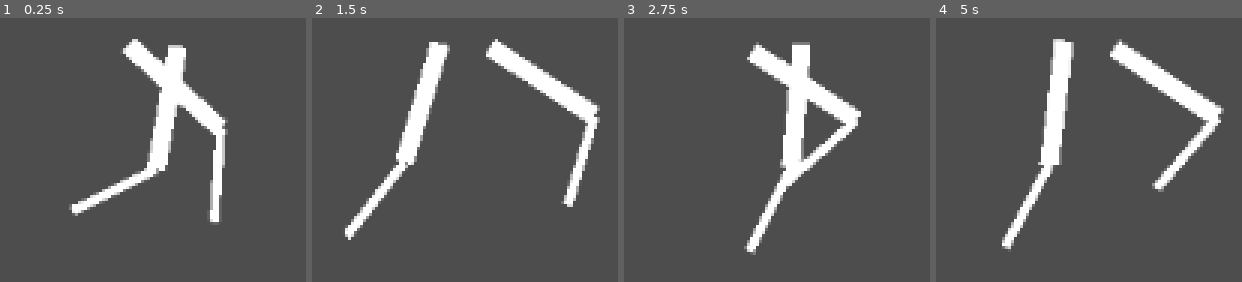
Above: before the commit, frames 1-4 (left to right).
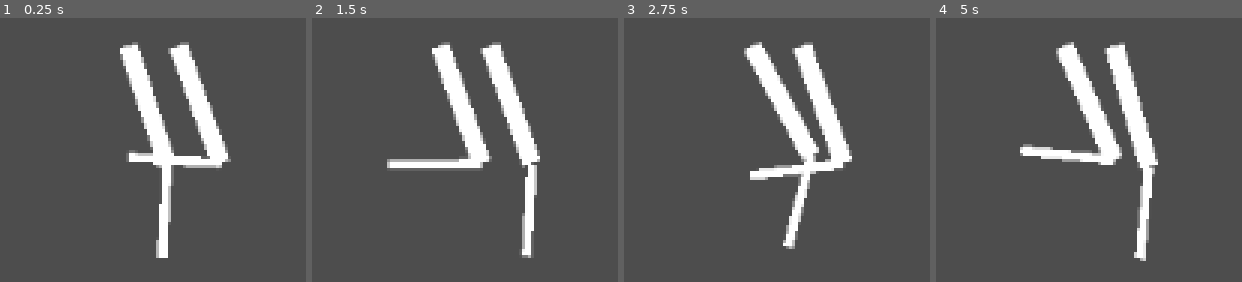
Above: after the commit, the same moments.

Repository: zbaker94/procedural-legs
Game: Godot game, scene res://main.tscn
The game is run twice, just before and just after one commit, with the same random seed, the same clock (stepped at 60 frames per second) and the same inputs.
Inputs:
- Up to frame 1 (0.25 s): no input
- Up to frame 2 (1.5 s): no input
- Up to frame 3 (2.75 s): no input
- Up to frame 4 (5 s): no input

The runs differ from the first frame. In frame 1, 11% of the frame differs, in the area x 22-76%, y 7-91%; in frame 2, 16%; in frame 3, 10%; in frame 4, 16%, in the area x 21-95%, y 7-93%.

Commit message:
reseta bit to basics before adding more... stuff.

Diff:
--- a/leg.gd
+++ b/leg.gd
@@ -14,25 +14,12 @@
 @export_range(0.0, 360.0, 0.01) var phase_offset_degrees: float = 0.0
 @export_range(0.1, 0.9, 0.1) var gait_factor: float = 0.4
 @export_range(0, 4.5, 0.01) var leg_extension_offset: float = 30
-@export var flip_sway: bool = false
-@export var hip_sway_amount: float = 0.4     # amplitude of hip sway in pixels
-@export var foot_sway_amount: float = 0.4   # fraction of stride applied as lateral swing
-@export_range(0.0, 1.0, 0.05) var sway_follow_movement: float = 0.5 # blend between facing and movement when swaying
 
 # Foreshortening strength
-@export_subgroup("Foreshorten/Bend")
+@export_subgroup("Foreshorten + Bend")
 @export_range(0.0, 1.0, 0.05) var foreshorten_strength: float = 1.0
 # Knee bend strength
 @export var bend_strength: float = 1.0
-
-@export_subgroup("Stride")
-@export var auto_scale_step_length: bool = false
-@export var step_length_factor: float = 1.0 #scales stride amplitude
-@export var step_length_curve: Curve
-
-@export var auto_scale_step_height: bool = false
-@export var step_height_factor: float = 1.0  # scales vertical step height
-@export var step_height_curve: Curve
 
 
 # Debug
@@ -80,45 +67,27 @@
 	# Apply phase offset to motion counter
 	var phase_rad: float = deg_to_rad(motion_counter_degrees + phase_offset_degrees)
 
+	# Apply Secondary Animation first (in case it shifts hip etc)
+	## TODO
+
 	## Horizontal oscillation (sine)
-	var forward_scale: float = 1.0 + leg_speed * step_length_factor
-	if auto_scale_step_length and step_length_curve:
-		# Sample curve at normalized speed (0..1)
-		var t: float = clamp(leg_speed / 200.0, 0.0, 1.0)  # adjust denominator to your max speed
-		forward_scale *= step_length_curve.sample(t)
-
-	var forward_offset: float = stride * (total_len / 4.0) * sin(phase_rad) * forward_scale
+	var forward_offset: float = stride * (total_len / 4.0) * sin(phase_rad)
 	forward_offset -= (leg_speed * 1.25) * 2.0
 
 	## Vertical oscillation (cosine)
-	var height_scale: float = step_height_factor
-	if auto_scale_step_height and step_height_curve:
-		var t: float = clamp(leg_speed / 200.0, 0.0, 1.0)
-		height_scale *= step_height_curve.sample(t)
-
-	var vertical_offset: float = stride * (total_len / 6.0) * height_scale * (-cos(phase_rad) - 1.0)
+	var vertical_offset: float = stride * (total_len / 6.0) * (-cos(phase_rad) - 1.0)
 
 	## Apply offsets in moving direction
 	foot_target = hip_position + Vector2(0, max_reach)
 	foot_target += lengthdir(forward_offset, move_rad)
 	foot_target.y += vertical_offset
 
-	# Secondary Animation
-	## Hip Sway
-	var sway_axis: Vector2 = Vector2.RIGHT.rotated(facing_rad + PI/2.0).normalized()
-	if leg_speed > 0.001:
-		var move_axis: Vector2 = Vector2.RIGHT.rotated(move_rad + PI/2.0).normalized()
-		sway_axis = sway_axis.lerp(move_axis, sway_follow_movement)
-	var hip_sway: float = hip_sway_amount * cos(phase_rad) if flip_sway == false else cos(-phase_rad)
-	hip_position += sway_axis * hip_sway
+	# Prevent foot target from exceeding hip y position
+	var knee_overshoot: float = thigh_length * 0.25
+	if foot_target.y <= knee_position.y - knee_overshoot:
+		foot_target.y = knee_position.y - knee_overshoot
 
-	## Lateral foot swing
-	var foot_swing_axis: Vector2 = Vector2.RIGHT.rotated(move_rad + PI/2.0).normalized()
-	if leg_speed > 0.001:
-		var facing_axis: Vector2 = Vector2.RIGHT.rotated(facing_rad + PI/2.0).normalized()
-		foot_swing_axis = foot_swing_axis.lerp(facing_axis, 1.0 - sway_follow_movement)
-	var foot_swing: float = foot_sway_amount * stride * sin(phase_rad) if flip_sway == false else sin(-phase_rad)
-	foot_target += foot_swing_axis * foot_swing
+# IK triangle calculation (law of cosines)
 
 	# IK triangle calculation (law of cosines)
 	var c_raw: float = hip_position.distance_to(foot_target)
--- a/main.tscn
+++ b/main.tscn
@@ -13,7 +13,7 @@
 position = Vector2(-8, 0)
 script = ExtResource("1_ig7tw")
 facing_direction_degrees = 0.0
-velocity = Vector2(0.63, 0)
+velocity = Vector2(0.5, 0.5)
 phase_offset_degrees = 180.0
 leg_extension_offset = 0.6
 
@@ -21,9 +21,8 @@
 position = Vector2(-16, 0)
 script = ExtResource("1_ig7tw")
 facing_direction_degrees = 0.0
-velocity = Vector2(0.63, 0)
+velocity = Vector2(0.5, 0.5)
 leg_extension_offset = 0.6
-flip_sway = true
 
 [node name="Camera2D" type="Camera2D" parent="."]
 position = Vector2(506, 290)
